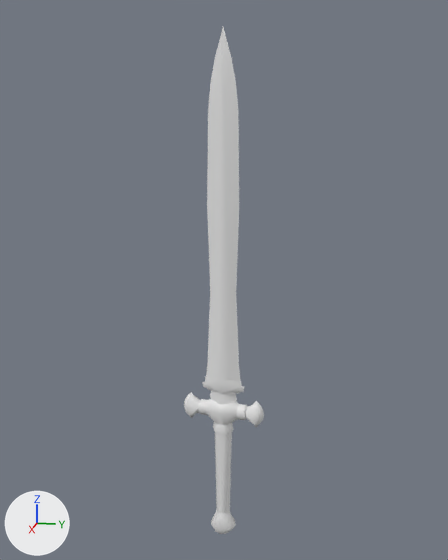
One commit to the OBJ model project/Resources/models/weapon/weapon.obj: the scene before it, then after it.
One viewpoint serves both versions: a camera (50 mm lens) standing at (2.95, 0.59, 1.71) and looking at (-0.02, 0.0, 0.97). The lights are fixed; the arrows at lower left show +X, +Y and +Z. Where no turn or scale is listed for an object, it has been applied to the vertices.

The scene before the commit, as lines of its bpy script (objects in view):
```python
me_bronze_sword = bpy.data.meshes.new('Bronze_sword')
me_bronze_sword.from_pydata(...)  # 206 vertices, 370 faces; spans x -0.05..0.06, y -0.22..0.22, z -0.46..2.16
ob_bronze_sword = bpy.data.objects.new('Bronze_sword', me_bronze_sword)
ob_bronze_sword.location = (0.0, 0.0, 0.0)
```
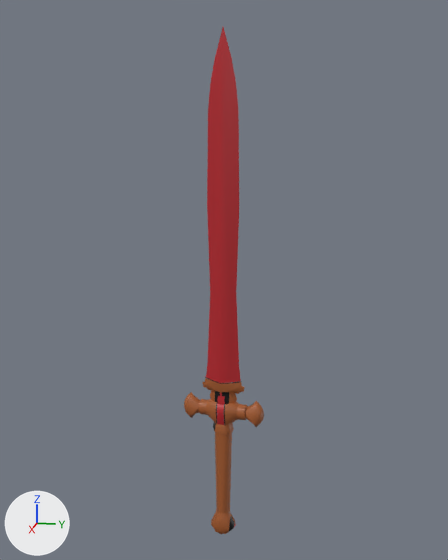
What differs and where, as boxes [x1, y1, x2, y2] in the pictures (448 x 560 px):
'Bronze_sword', recoloured (grey to red): [184, 27, 264, 534] in both

Edits to the bpy script that builds the scene:
```text
Add img_weapon_png:
    img_weapon_png = load_image('weapon.png', '../../textures/weapon.png', 1024, 1024, 'sRGB')
Add mat_マテリアル_005:
    mat_マテリアル_005 = principled_material('マテリアル.005')
    mat_マテリアル_005.texture = img_weapon_png
Change me_bronze_sword:
    where me_bronze_sword.from_pydata(...)  # 206 vertices, 370 faces; spans x -0.05..0.06, y -0.22..0.22, z -0.46..2.16
    add me_bronze_sword.materials.append(mat_マテリアル_005)  # picture img_weapon_png
```
